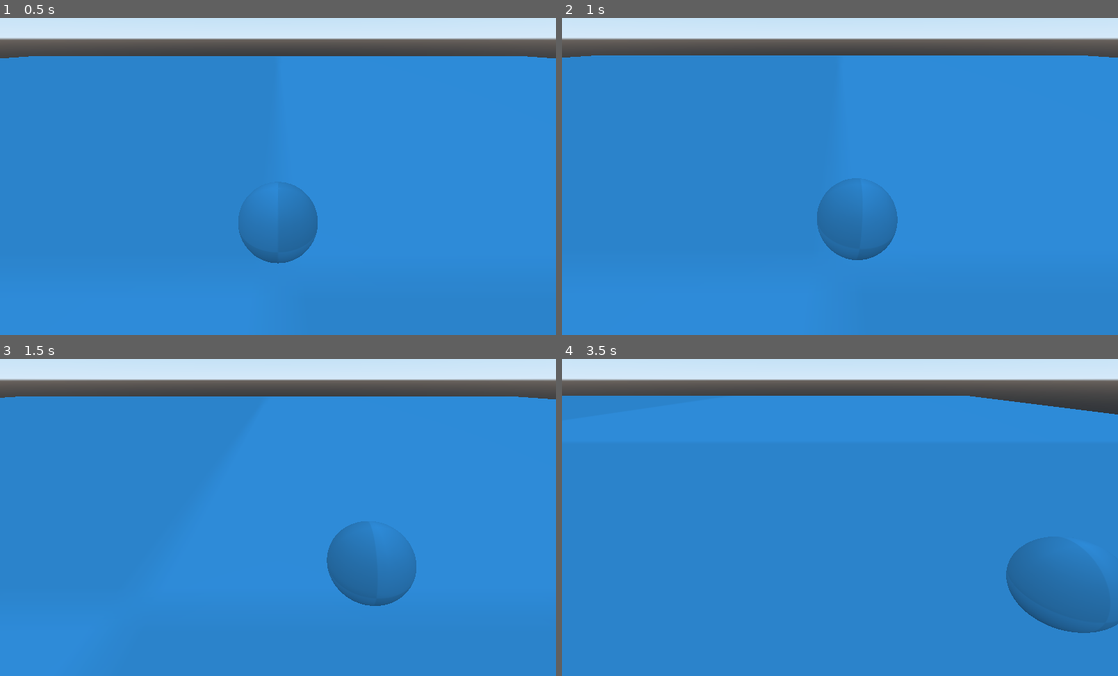
Above: before the commit, frames 1-4 (two rows, left to right).
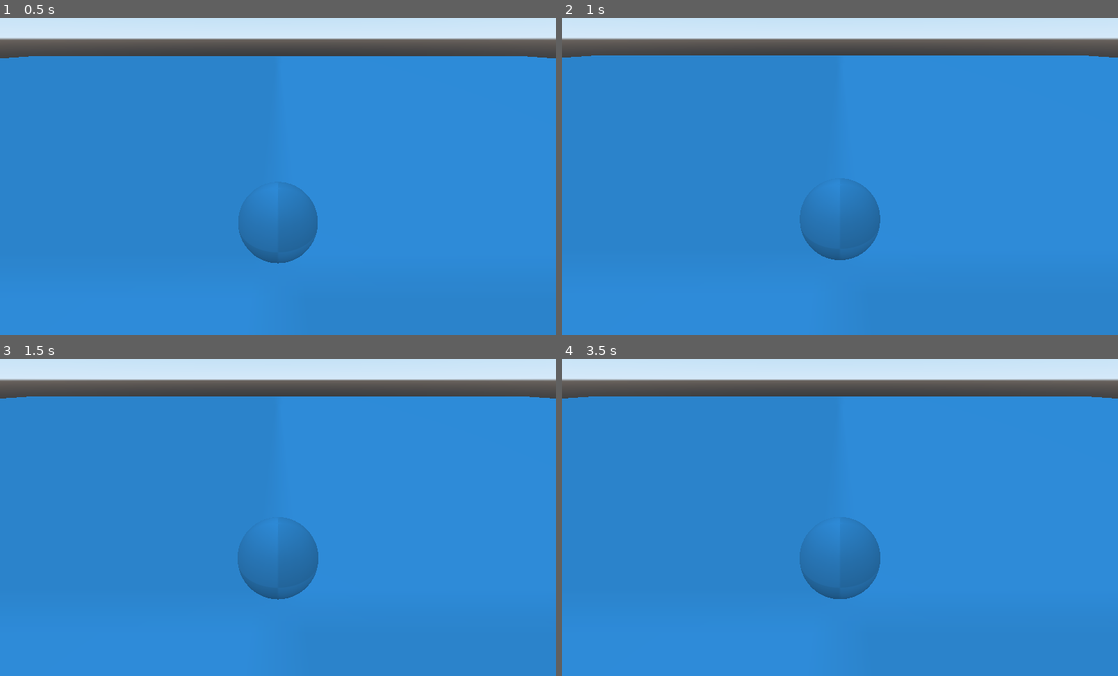
Above: after the commit, the same moments.

Repository: seasick/wgj-snowball
Game: Godot game, scene res://Playground.tscn
The game is run twice, just before and just after one commit, with the same random seed, the same clock (stepped at 60 frames per second) and the same inputs.
Inputs:
- Up to frame 1 (0.5 s): no input
- Up to frame 2 (1 s): tap Enter at 0.5 s; hold D (right) from 0.53 s (still down)
- Up to frame 3 (1.5 s): release D (right) at 1.28 s; hold S (back) from 1.28 s (still down)
- Up to frame 4 (3.5 s): release S (back) at 2.03 s; hold D (right) 2.03-2.78 s; hold W (forward) from 2.78 s (still down)

Frame 1 is identical in both runs. In frame 2, 1.2% of the frame differs, in the area x 1-95%, y 11-77%; in frame 3, 5.3%; in frame 4, 7.1%, in the area x 0-100%, y 11-87%.

Commit message:
feat: stick objects to ball

Diff:
--- a/Ball.gd
+++ b/Ball.gd
@@ -8,6 +8,17 @@
 	# transformations, it will be as if the CameraRig is parented to Level01
 	$CameraRig.set_as_toplevel(true)
 
+	# Make sure FloorCheck raycast doesn't inherit Balls transforms,
+	# so that it doesn't rotate as the ball rolls
+	$GroundCheck.set_as_toplevel(true)
+
+	# Enable collision monitoring
+	set_contact_monitor(true)
+	set_max_contacts_reported(40000)
+	# TODO Without a large value for `set_max_contacts_reported` above , things will stop sticking
+	# to the  ball. There has to be a better way.
+
+
 func _physics_process(delta):
 	# Move the camera along with the ball
 	$CameraRig.global_transform.origin = lerp(
@@ -15,20 +26,41 @@
 		global_transform.origin, 0.1
 	)
 
-	# Move the ball in response to player pressing the buttons.
-	# When the button is pressed, we increase the angular velocity
-	# of the RigidBody in the corresponding dierction, making the ball spin.
-	# The rest is handled by the physics engine, when the ball spins - it rolls.
+	# As the ball moves, move the Groundcheck raycast along with it
+	$GroundCheck.global_transform.origin = global_transform.origin
 
-	if Input.is_action_pressed("forward"):
-		angular_velocity.x -= rolling_force*delta
-	elif Input.is_action_pressed("back"):
-		angular_velocity.x += rolling_force*delta
-	if Input.is_action_pressed("left"):
-		angular_velocity.z += rolling_force*delta
-	elif Input.is_action_pressed("right"):
-		angular_velocity.z -= rolling_force*delta
+	# Only apply forces when the ball is touching ground
+	if $GroundCheck.is_colliding():
+		# Move the ball in response to player pressing the buttons.
+		# When the button is pressed, we increase the angular velocity
+		# of the RigidBody in the corresponding dierction, making the ball spin.
+		# The rest is handled by the physics engine, when the ball spins - it rolls.
 
-func _process(delta):
-	# the ball should grow gradually when the ball moves
-	var x = 1
+		if Input.is_action_pressed("forward"):
+			angular_velocity.x -= rolling_force*delta
+		elif Input.is_action_pressed("back"):
+			angular_velocity.x += rolling_force*delta
+		if Input.is_action_pressed("left"):
+			angular_velocity.z += rolling_force*delta
+		elif Input.is_action_pressed("right"):
+			angular_velocity.z -= rolling_force*delta
+
+
+func _on_Ball_body_entered(body):
+	if body.is_in_group("pickable"):
+		# TODO Check if the object is small enough to be picked up
+
+		# Remove the group so it cannot be picked up again, because it is already sticking, duh.
+		body.remove_from_group("pickable")
+
+		# Move the child from where ever it belongs to be a child of the ball
+		body.get_parent().remove_child(body)
+		add_child(body)
+
+		# Set the location of the body
+		body.global_transform.origin = global_transform.origin
+
+		# TODO Stick the colliding body at the same place where it collided
+		# Currently using same orientation as ball to mimic some kind of "is sticking to the same
+		# place where it collided".
+		body.rotation = rotation
--- a/Ball.tscn
+++ b/Ball.tscn
@@ -17,6 +17,8 @@
 
 [node name="Ball" type="RigidBody"]
 physics_material_override = SubResource( 3 )
+contacts_reported = 153
+contact_monitor = true
 angular_damp = 1.0
 script = ExtResource( 1 )
 
@@ -33,3 +35,5 @@
 transform = Transform( 1, 0, 0, 0, 0.866025, 0.5, 0, -0.5, 0.866025, 0, 3.85, 4.5 )
 
 [node name="GroundCheck" type="RayCast" parent="."]
+
+[connection signal="body_entered" from="." to="." method="_on_Ball_body_entered"]
